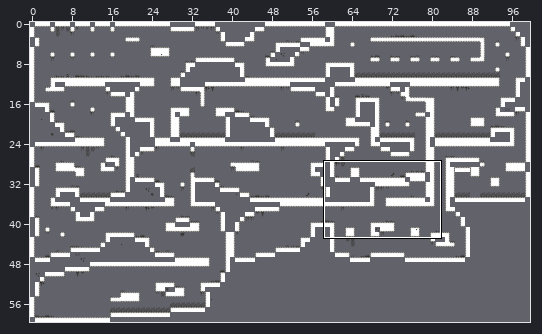
Two versions of a level (Tiled map (JSON), builds/5 Tage mit Sandy.pdx/assets/maps/level_4.json). Above: a wide view before the commit, with the close-up outlined.
Close-up. Before the commit:
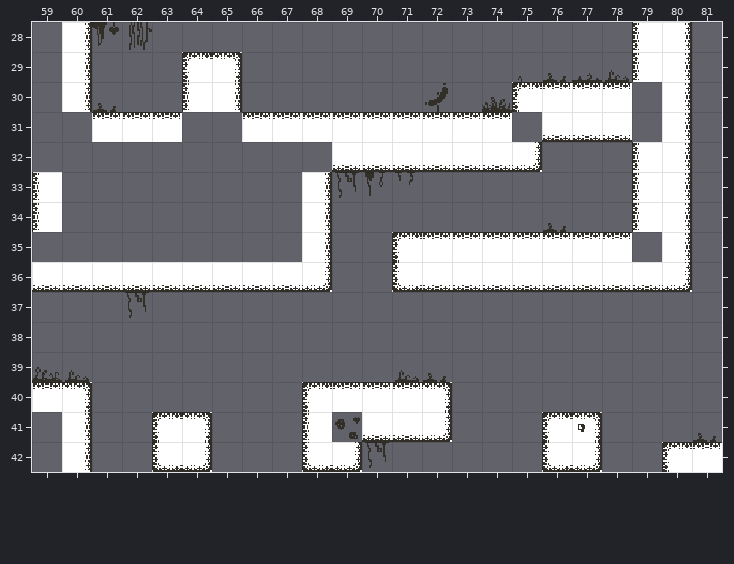
Cells are 20x20 px. Shown: x 59..81, y 28..42. The commit also changed other parts of the map, which this record leaves out.
New version:
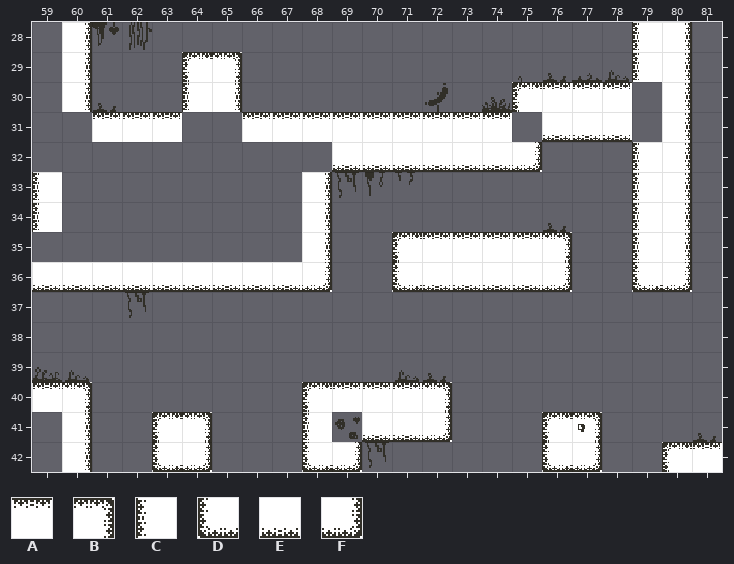
Key: from "Walls_level_1": A 1, B 2, C 7, D 14, E 15, F 16.
_ is an empty cell.
Tiles replaced or removed in this view: A, E.
The exact change:
Changed rows in their new state; . is an unchanged cell.
Layer "walls":
first column x 76:
35 B__C
36 F__D
Changed places in both close-ups, as pixel boxes (x1, y1, x2, y2):
changed: (542, 232, 662, 292)
